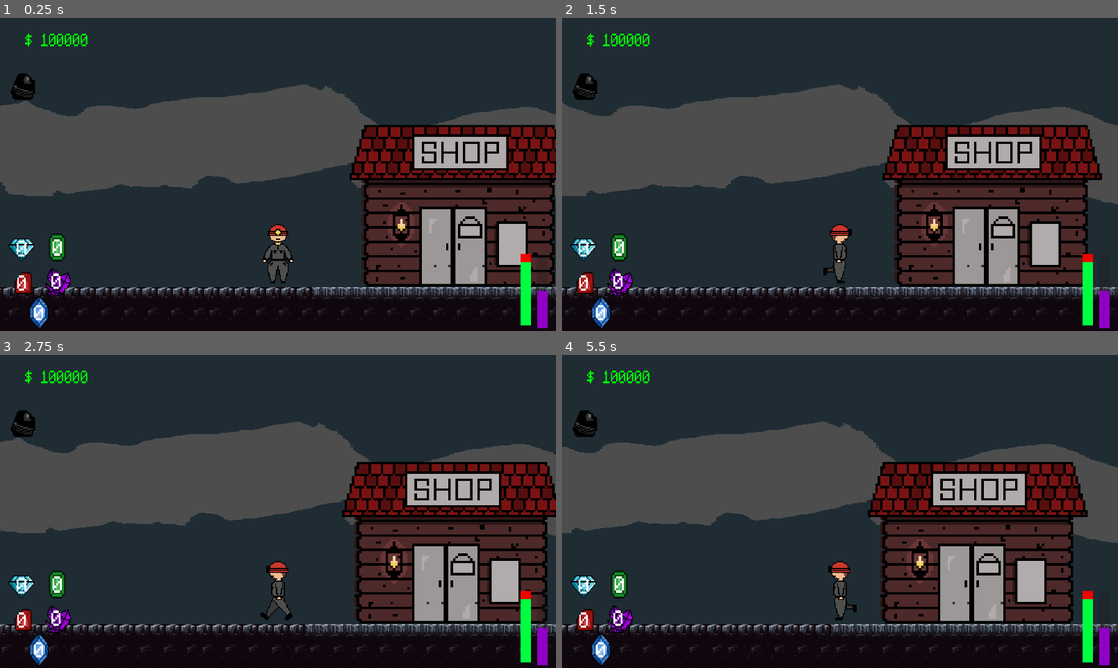
Above: before the commit, frames 1-4 (two rows, left to right).
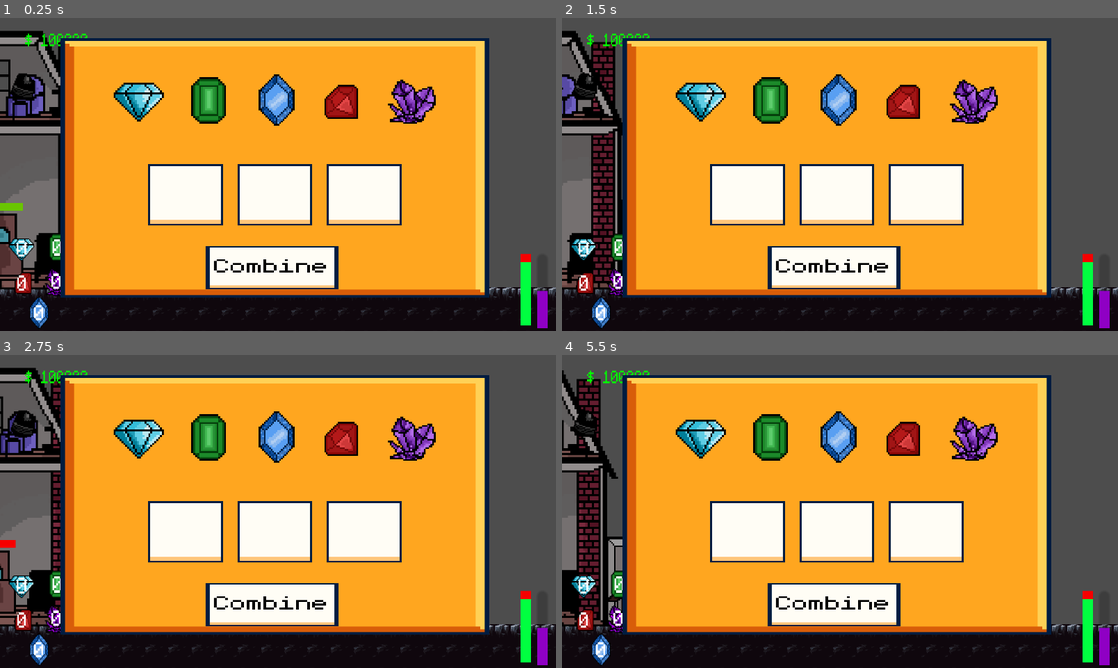
Above: after the commit, the same moments.

Repository: Jrees98/Pirate_Jam_15
Game: Godot game, scene res://Scenes/main.tscn
Two runs of this game, one before a commit and one after it. Both use one fixed random seed, a clock stepped at 60 frames per second and the inputs below. The project has no main scene, so this scene is started directly.
Inputs (mouse positions are in pixels of both pictures, inside the frame that each line leads up to):
- Up to frame 1 (0.25 s): no input
- Up to frame 2 (1.5 s): click (834, 268) at 0.52 s; tap Enter at 1.25 s; move the mouse to (962, 158) at 1.27 s; hold D (move_right) from 1.28 s (still down); hold E (interact) from 1.28 s (still down)
- Up to frame 3 (2.75 s): move the mouse to (166, 527) at 2.02 s; release D (move_right) at 2.03 s; release E (interact) at 2.03 s; hold A (move_left) from 2.03 s (still down); tap M (minecart) at 2.1 s
- Up to frame 4 (5.5 s): move the mouse to (895, 442) at 2.77 s; release A (move_left) at 2.78 s; hold E (interact) 2.78-3.53 s; hold D (move_right) 2.78-4.28 s; move the mouse to (812, 574) at 3.52 s; tap M (minecart) at 3.6, 5.1 s; move the mouse to (1006, 558) at 4.27 s; hold E (interact) 4.28-5.03 s; hold A (move_left) from 4.28 s (still down); move the mouse to (673, 464) at 5.02 s

The runs differ from the first frame. In frame 1, 85% of the frame differs, in the area x 0-100%, y 0-96%; in frame 2, 85%; in frame 3, 85%; in frame 4, 85%.

Commit message:
potion ui completed

Diff:
--- a/Scenes/alchemist.gd
+++ b/Scenes/alchemist.gd
@@ -4,7 +4,5 @@
 func _on_body_entered(body):
 	$CanvasLayer.show()
 
-
-
 func _on_body_exited(body):
 	$CanvasLayer.hide()
--- a/Scenes/alchemist.tscn
+++ b/Scenes/alchemist.tscn
@@ -1,10 +1,15 @@
-[gd_scene load_steps=14 format=3 uid="uid://cn65df43la0dm"]
+[gd_scene load_steps=49 format=3 uid="uid://cn65df43la0dm"]
 
 [ext_resource type="Texture2D" uid="uid://daff0g277dbso" path="res://Assets/Untitled 22.png" id="1_17htp"]
 [ext_resource type="Script" path="res://Scenes/alchemist.gd" id="1_b7g03"]
 [ext_resource type="Texture2D" uid="uid://dpwqtlwwx40im" path="res://Assets/UI_Flat_Frame_02_Standard.png" id="2_ytyaj"]
 [ext_resource type="Texture2D" uid="uid://b157jm05irlvi" path="res://Assets/Untitled 14.png" id="4_mrn3j"]
-[ext_resource type="Texture2D" uid="uid://dxw4ehiic2cl7" path="res://Assets/arrow.png" id="5_e0dga"]
+[ext_resource type="Texture2D" uid="uid://bv3x5wicyrss5" path="res://Assets/gems.png" id="4_ojbbq"]
+[ext_resource type="Texture2D" uid="uid://25x7b7jx8ybm" path="res://Assets/UI_Flat_Textfield_01.png" id="6_0huyd"]
+[ext_resource type="FontFile" uid="uid://b2k23t8adqnf7" path="res://Assets/monogram.ttf" id="7_kwlbv"]
+[ext_resource type="Texture2D" uid="uid://pdom4vs0mqf6" path="res://Assets/Untitled 20.png" id="8_jcdsr"]
+[ext_resource type="Texture2D" uid="uid://bfpoipcw1glka" path="res://Assets/Untitled 15.png" id="9_xaolf"]
+[ext_resource type="Texture2D" uid="uid://s4ufnhdi0b5q" path="res://Assets/Untitled 19.png" id="10_pi2m2"]
 
 [sub_resource type="AtlasTexture" id="AtlasTexture_1qv2i"]
 atlas = ExtResource("1_17htp")
@@ -54,6 +59,66 @@
 
 [sub_resource type="StyleBoxEmpty" id="StyleBoxEmpty_y23b2"]
 
+[sub_resource type="StyleBoxEmpty" id="StyleBoxEmpty_nkopc"]
+
+[sub_resource type="StyleBoxEmpty" id="StyleBoxEmpty_2ehdw"]
+
+[sub_resource type="StyleBoxEmpty" id="StyleBoxEmpty_q3abr"]
+
+[sub_resource type="StyleBoxEmpty" id="StyleBoxEmpty_1ymjx"]
+
+[sub_resource type="StyleBoxEmpty" id="StyleBoxEmpty_553t6"]
+
+[sub_resource type="StyleBoxEmpty" id="StyleBoxEmpty_7j0w5"]
+
+[sub_resource type="StyleBoxEmpty" id="StyleBoxEmpty_ow5lr"]
+
+[sub_resource type="StyleBoxEmpty" id="StyleBoxEmpty_prdcq"]
+
+[sub_resource type="StyleBoxEmpty" id="StyleBoxEmpty_g88vb"]
+
+[sub_resource type="StyleBoxEmpty" id="StyleBoxEmpty_w5npe"]
+
+[sub_resource type="StyleBoxEmpty" id="StyleBoxEmpty_krloh"]
+
+[sub_resource type="StyleBoxEmpty" id="StyleBoxEmpty_wgmhx"]
+
+[sub_resource type="StyleBoxEmpty" id="StyleBoxEmpty_iak02"]
+
+[sub_resource type="StyleBoxEmpty" id="StyleBoxEmpty_h5vfw"]
+
+[sub_resource type="StyleBoxEmpty" id="StyleBoxEmpty_esc2x"]
+
+[sub_resource type="StyleBoxEmpty" id="StyleBoxEmpty_ph48b"]
+
+[sub_resource type="StyleBoxEmpty" id="StyleBoxEmpty_s5dmg"]
+
+[sub_resource type="StyleBoxEmpty" id="StyleBoxEmpty_gdtms"]
+
+[sub_resource type="StyleBoxEmpty" id="StyleBoxEmpty_2wvsg"]
+
+[sub_resource type="StyleBoxEmpty" id="StyleBoxEmpty_r65lc"]
+
+[sub_resource type="StyleBoxEmpty" id="StyleBoxEmpty_8mygb"]
+
+[sub_resource type="StyleBoxEmpty" id="StyleBoxEmpty_jd0bn"]
+
+[sub_resource type="StyleBoxEmpty" id="StyleBoxEmpty_wql6t"]
+
+[sub_resource type="StyleBoxEmpty" id="StyleBoxEmpty_xequk"]
+
+[sub_resource type="StyleBoxEmpty" id="StyleBoxEmpty_hbab3"]
+
+[sub_resource type="StyleBoxEmpty" id="StyleBoxEmpty_7kv0l"]
+
+[sub_resource type="StyleBoxEmpty" id="StyleBoxEmpty_wl6xm"]
+
+[sub_resource type="StyleBoxEmpty" id="StyleBoxEmpty_7ijdr"]
+
+[sub_resource type="StyleBoxEmpty" id="StyleBoxEmpty_y56bu"]
+
+[sub_resource type="StyleBoxEmpty" id="StyleBoxEmpty_7s6ip"]
+
 [node name="Alchemist" type="Area2D"]
 collision_layer = 0
 collision_mask = 2
@@ -69,7 +134,6 @@
 shape = SubResource("RectangleShape2D_ykcnq")
 
 [node name="CanvasLayer" type="CanvasLayer" parent="."]
-visible = false
 
 [node name="Panel" type="Panel" parent="CanvasLayer"]
 anchors_preset = 15
@@ -84,22 +148,131 @@
 scale = Vector2(18.5052, 11.1875)
 texture = ExtResource("2_ytyaj")
 
-[node name="Green_Gem" type="Sprite2D" parent="CanvasLayer/Panel/Background"]
-position = Vector2(-30.64, -24.7598)
-scale = Vector2(0.521953, 0.639665)
+[node name="Combine" type="Sprite2D" parent="CanvasLayer/Panel/Background"]
+position = Vector2(-0.594428, 36.9162)
+scale = Vector2(0.931331, 0.499087)
+texture = ExtResource("6_0huyd")
+
+[node name="Label" type="Label" parent="CanvasLayer/Panel/Background/Combine"]
+offset_left = -13.6935
+offset_top = -11.9996
+offset_right = 28.3065
+offset_bottom = 11.0004
+scale = Vector2(0.657455, 1.40859)
+theme_override_colors/font_color = Color(0, 0, 0, 1)
+theme_override_fonts/font = ExtResource("7_kwlbv")
+text = "Combine"
+
+[node name="Button" type="Button" parent="CanvasLayer/Panel/Background/Combine"]
+offset_left = -15.0
+offset_top = -14.0
+offset_right = 15.0
+offset_bottom = 15.0
+theme_override_styles/normal = SubResource("StyleBoxEmpty_nkopc")
+theme_override_styles/hover = SubResource("StyleBoxEmpty_2ehdw")
+theme_override_styles/pressed = SubResource("StyleBoxEmpty_q3abr")
+theme_override_styles/disabled = SubResource("StyleBoxEmpty_1ymjx")
+theme_override_styles/focus = SubResource("StyleBoxEmpty_553t6")
+
+[node name="Slots" type="Node" parent="CanvasLayer/Panel/Background"]
+
+[node name="Slot1" type="Sprite2D" parent="CanvasLayer/Panel/Background/Slots"]
+position = Vector2(768.896, 732.875)
+scale = Vector2(9.71875, 7.9375)
+texture = ExtResource("6_0huyd")
+
+[node name="Slot2" type="Sprite2D" parent="CanvasLayer/Panel/Background/Slots"]
+position = Vector2(1139, 732.875)
+scale = Vector2(9.71875, 7.9375)
+texture = ExtResource("6_0huyd")
+
+[node name="Slot3" type="Sprite2D" parent="CanvasLayer/Panel/Background/Slots"]
+position = Vector2(1509.1, 732.875)
+scale = Vector2(9.71875, 7.9375)
+texture = ExtResource("6_0huyd")
+
+[node name="Gems" type="Node" parent="CanvasLayer/Panel/Background"]
+
+[node name="Diamond" type="Sprite2D" parent="CanvasLayer/Panel/Background/Gems"]
+position = Vector2(575, 340)
+scale = Vector2(8, 8.018)
+texture = ExtResource("4_ojbbq")
+
+[node name="Button" type="Button" parent="CanvasLayer/Panel/Background/Gems/Diamond"]
+offset_left = -9.5
+offset_top = -9.35395
+offset_right = -1.5
+offset_bottom = -1.35395
+scale = Vector2(2.579, 2.47227)
+theme_override_styles/normal = SubResource("StyleBoxEmpty_7j0w5")
+theme_override_styles/hover = SubResource("StyleBoxEmpty_ow5lr")
+theme_override_styles/pressed = SubResource("StyleBoxEmpty_prdcq")
+theme_override_styles/disabled = SubResource("StyleBoxEmpty_g88vb")
+theme_override_styles/focus = SubResource("StyleBoxEmpty_w5npe")
+
+[node name="Emerald" type="Sprite2D" parent="CanvasLayer/Panel/Background/Gems"]
+position = Vector2(865, 350)
+scale = Vector2(8, 8.018)
 texture = ExtResource("4_mrn3j")
 
-[node name="Arrow_Down" type="Sprite2D" parent="CanvasLayer/Panel/Background/Green_Gem"]
-position = Vector2(-0.207064, 21.3799)
-rotation = 3.14159
-scale = Vector2(0.463258, 0.468536)
-texture = ExtResource("5_e0dga")
-
-[node name="Button" type="Button" parent="CanvasLayer/Panel/Background/Green_Gem/Arrow_Down"]
-offset_left = -4.91671
-offset_top = -11.035
-offset_right = 4.08329
-offset_bottom = 11.965
+[node name="Button" type="Button" parent="CanvasLayer/Panel/Background/Gems/Emerald"]
+offset_left = -8.0
+offset_top = -11.0
+offset_right = 8.0
+offset_bottom = 10.0
+theme_override_styles/normal = SubResource("StyleBoxEmpty_krloh")
+theme_override_styles/hover = SubResource("StyleBoxEmpty_wgmhx")
+theme_override_styles/pressed = SubResource("StyleBoxEmpty_iak02")
+theme_override_styles/disabled = SubResource("StyleBoxEmpty_h5vfw")
+theme_override_styles/focus = SubResource("StyleBoxEmpty_esc2x")
+
+[node name="Sapphire" type="Sprite2D" parent="CanvasLayer/Panel/Background/Gems"]
+position = Vector2(1150, 340)
+scale = Vector2(7.03976, 7.05642)
+texture = ExtResource("8_jcdsr")
+
+[node name="Button" type="Button" parent="CanvasLayer/Panel/Background/Gems/Sapphire"]
+offset_left = -10.0
+offset_top = -11.0
+offset_right = 8.0
+offset_bottom = 12.0
+theme_override_styles/normal = SubResource("StyleBoxEmpty_ph48b")
+theme_override_styles/hover = SubResource("StyleBoxEmpty_s5dmg")
+theme_override_styles/pressed = SubResource("StyleBoxEmpty_gdtms")
+theme_override_styles/disabled = SubResource("StyleBoxEmpty_2wvsg")
+theme_override_styles/focus = SubResource("StyleBoxEmpty_r65lc")
+
+[node name="Ruby" type="Sprite2D" parent="CanvasLayer/Panel/Background/Gems"]
+position = Vector2(1400, 340)
+scale = Vector2(7.03976, 7.05642)
+texture = ExtResource("9_xaolf")
+
+[node name="Button" type="Button" parent="CanvasLayer/Panel/Background/Gems/Ruby"]
+offset_left = -8.0
+offset_top = -8.0
+offset_right = 11.0
+offset_bottom = 10.0
+theme_override_styles/normal = SubResource("StyleBoxEmpty_8mygb")
+theme_override_styles/hover = SubResource("StyleBoxEmpty_jd0bn")
+theme_override_styles/pressed = SubResource("StyleBoxEmpty_wql6t")
+theme_override_styles/disabled = SubResource("StyleBoxEmpty_xequk")
+theme_override_styles/focus = SubResource("StyleBoxEmpty_hbab3")
+
+[node name="Amethyst" type="Sprite2D" parent="CanvasLayer/Panel/Background/Gems"]
+position = Vector2(1700, 340)
+scale = Vector2(7.03976, 7.05642)
+texture = ExtResource("10_pi2m2")
+
+[node name="Button" type="Button" parent="CanvasLayer/Panel/Background/Gems/Amethyst"]
+offset_left = -10.0
+offset_top = -9.0
+offset_right = 12.0
+offset_bottom = 12.0
+theme_override_styles/normal = SubResource("StyleBoxEmpty_7kv0l")
+theme_override_styles/hover = SubResource("StyleBoxEmpty_wl6xm")
+theme_override_styles/pressed = SubResource("StyleBoxEmpty_7ijdr")
+theme_override_styles/disabled = SubResource("StyleBoxEmpty_y56bu")
+theme_override_styles/focus = SubResource("StyleBoxEmpty_7s6ip")
 
 [connection signal="body_entered" from="." to="." method="_on_body_entered"]
 [connection signal="body_exited" from="." to="." method="_on_body_exited"]
--- a/Scenes/main.tscn
+++ b/Scenes/main.tscn
@@ -23,7 +23,7 @@
 script = ExtResource("1_q3ypa")
 
 [node name="Player" parent="." instance=ExtResource("2_sw14p")]
-position = Vector2(-2163, 287)
+position = Vector2(-4957, 287)
 
 [node name="MiningNode" parent="." instance=ExtResource("4_c3t3l")]
 position = Vector2(-91, 281)
Binary file changed: Assets/arrow.png
